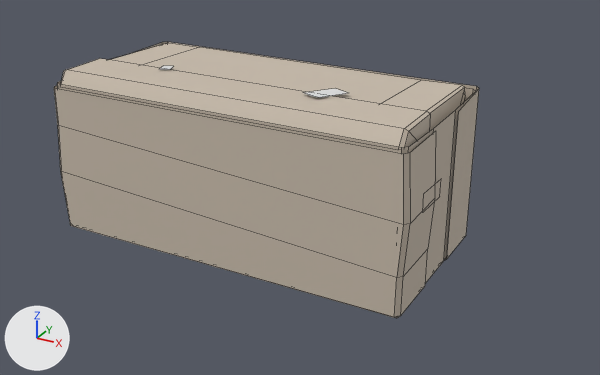
The FBX model BlindNight/Assets/Models/CardboardBox02.fbx, before and after one commit.
Camera for both pictures: a camera (50 mm lens) standing at (2.53, -10.53, 2.54) and looking at (0.08, -6.07, 0.32). Every picture has the same lights, and +X, +Y and +Z are marked at lower left. Mesh edges are drawn as thin lines. Where no turn or scale is listed for an object, it has been applied to the vertices.

The first picture shows 'CardboardBox02'.
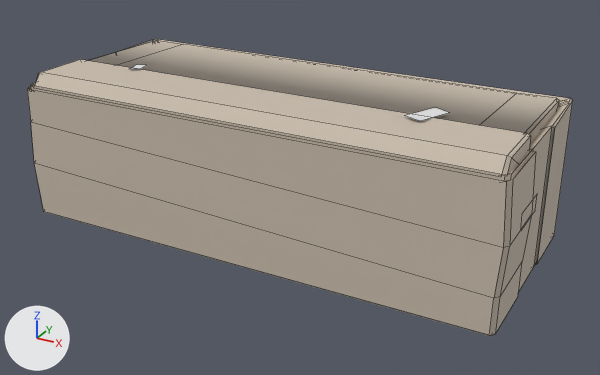
Changed parts and their boxes [x1, y1, x2, y2] in the pictures (600 x 375 px):
'CardboardBox02', reshaped, moved (28% wider, 8% taller): before [54, 42, 479, 318]; after [27, 39, 573, 336]
part 1 of me_cardboardbox01_mesh_001, rebuilt (27% wider): before [57, 81, 476, 284]; after [31, 82, 565, 291]
part 2 of me_cardboardbox01_mesh_001, rebuilt (33% wider, 17% taller): before [110, 43, 465, 131]; after [88, 40, 559, 143]
part 3 of me_cardboardbox01_mesh_001, rebuilt (30% wider): before [130, 42, 479, 260]; after [118, 39, 573, 265]
part 4 of me_cardboardbox01_mesh_001, added: after [27, 87, 536, 336]
part 5 of me_cardboardbox01_mesh_001, added: after [35, 59, 531, 175]
part 6 of me_cardboardbox01_mesh_001, deleted: before [305, 89, 347, 98]
part 7 of me_cardboardbox01_mesh_001, deleted: before [434, 179, 441, 202]
part 8 of me_cardboardbox01_mesh_001, deleted: before [160, 66, 174, 70]
part 9 of me_cardboardbox01_mesh_001, cut back: before [54, 58, 436, 318]; after [531, 195, 537, 216]
part 10 of me_cardboardbox01_mesh_001, added: after [405, 108, 449, 121]
part 11 of me_cardboardbox01_mesh_001, added: after [131, 65, 146, 69]

The edits, one by one:
Material 'Black_M' (mat_black_m) is new.
Its base color is (0.209, 0.168, 0.15) (grey #7e726c).
Its roughness is 0.69.
me_cardboardbox01_mesh_001 is used by ob_cardboardbox02; location (-0.879, -6.17, -0.008).
Verts and faces of me_cardboardbox01_mesh_001; kept vertices keep their numbers, new ones are numbered from 138.
me_cardboardbox01_mesh_001 had 138 vertices, 93 faces and spanned x -0.51..1.99, y -0.61..0.6, z -0.03..1.11.
me_cardboardbox01_mesh_001 now has 182 vertices, 132 faces and spans x -1.66..1.68, y -0.93..0.5, z -0.04..1.02.
me_cardboardbox01_mesh_001 part 1: the loose piece of 32 vertices spanning x -0.47..1.96, y -0.58..0.58, z -0.03..1.02 is rebuilt with 44 vertices and now spans x -1.62..1.65, y -0.9..0.47, z -0.04..0.93.
me_cardboardbox01_mesh_001 part 2: the loose piece of 32 vertices spanning x -0.45..1.9, y -0.18..0.58, z 0.76..1.06 is rebuilt with 40 vertices and now spans x -1.61..1.59, y -0.42..0.47, z 0.69..0.97.
me_cardboardbox01_mesh_001 part 3: the loose piece of 16 vertices spanning x -0.49..1.97, y 0.19..0.6, z -0.02..1.03 is rebuilt with 22 vertices and now spans x -1.64..1.66, y -0.01..0.5, z -0.02..0.95.
me_cardboardbox01_mesh_001 part 4: a new loose piece of 34 vertices spanning x -1.66..1.68, y -0.93..-0.41, z -0.02..0.91, in mat_cardboardbox01_m (light grey #cabead).
me_cardboardbox01_mesh_001 part 5: a new loose piece of 30 vertices spanning x -1.61..1.63, y -0.89..-0.31, z 0.71..1.0.
me_cardboardbox01_mesh_001 part 6: the loose piece of 4 vertices spanning x 1.18..1.37, y -0.31..0.0, z 1.08..1.11 is deleted.
me_cardboardbox01_mesh_001 part 7: the loose piece of 4 vertices spanning x 1.98, y -0.35..-0.06, z 0.55..0.68 is deleted.
me_cardboardbox01_mesh_001 part 8: the loose piece of 4 vertices spanning x 0.04..0.18, y -0.25..-0.08, z 1.08..1.11 is deleted.
Part 9, on me_cardboardbox01_mesh_001:
46 vertices are removed from x -0.51..1.99, y -0.61..-0.18, z -0.02..1.09.
31 faces are deleted.
4 vertices are added at (1.67, -0.29, 0.5), (1.67, -0.28, 0.6), (1.67, -0.62, 0.51), (1.67, -0.63, 0.62).
1 new face joins them, mat_cardboardbox01_m (light grey #cabead).
Part 10, on me_cardboardbox01_mesh_001:
New vertex 138 is at (1.1, -0.26, 0.99), pixel (449, 112).
New vertex 139 is at (1.0, -0.21, 0.99), pixel (435, 107).
New vertex 140 is at (1.04, -0.57, 1.02), pixel (420, 121).
New vertex 141 is at (0.93, -0.53, 1.02), pixel (404, 115).
New faces: (138, 139, 141, 140) (mat_white_m (white #e7e7e7)).
Part 11, on me_cardboardbox01_mesh_001:
New vertex 146 is at (-1.09, -0.3, 0.99), pixel (146, 65).
New vertex 147 is at (-1.15, -0.33, 0.99), pixel (136, 64).
New vertex 148 is at (-1.02, -0.46, 1.01), pixel (139, 69).
New vertex 149 is at (-1.08, -0.5, 1.01), pixel (128, 69).
New faces: (146, 147, 149, 148) (mat_white_m (white #e7e7e7)).
me_cardboardbox01_mesh_001 now uses material mat_black_m (grey #7e726c).
Object 'CardboardBox02' (ob_cardboardbox02) moves from (-0.879, -6.17, -0.008) to (-0.049, -5.775, 0.0).
